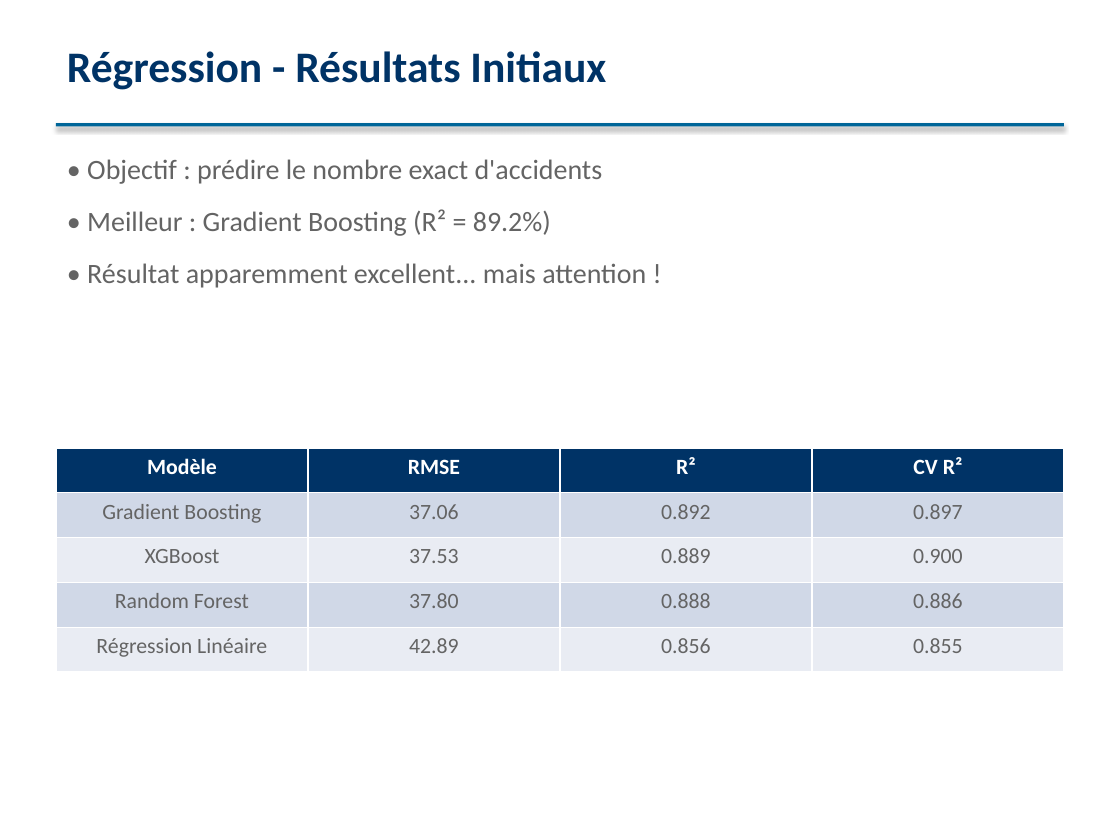
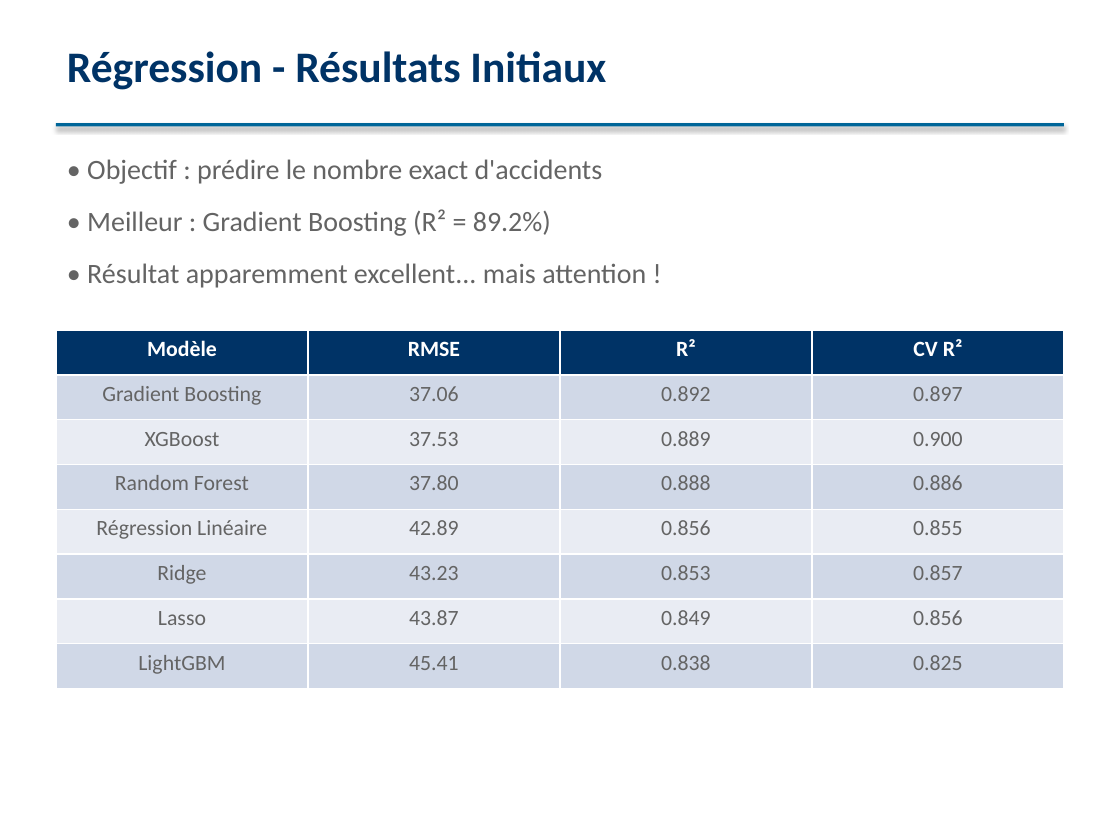
Before and after one commit to Jeremonstor/Projet_sda_top, a slide deck: slide 11 of presentation/presentation_sda.pptx (slide 9 before the commit). Drawn at 1120x840 pixels with LibreOffice and Linux fonts; fonts in the diff are those of the drawing. Boxes give left, top, right and bottom in pixels: in the first picture for what was removed or moved away, otherwise in the second. Text is boxed around its words. In the diff, an @@ line names an element or a change of style, - is before the commit and + after.

```diff
--- a/presentation/presentation_sda.pptx
+++ b/presentation/presentation_sda.pptx
@@ table at (56, 330, 1064, 689) @@
+row 6: Ridge | 43.23 | 0.853 | 0.857
+row 7: Lasso | 43.87 | 0.849 | 0.856
+row 8: LightGBM | 45.41 | 0.838 | 0.825
@@ table: place and size @@
-table at (56, 448, 1064, 672)
+table at (56, 330, 1064, 689)
```
Also in this commit, not shown: 11 other slides changed, 4 slides added, 6 other files.
